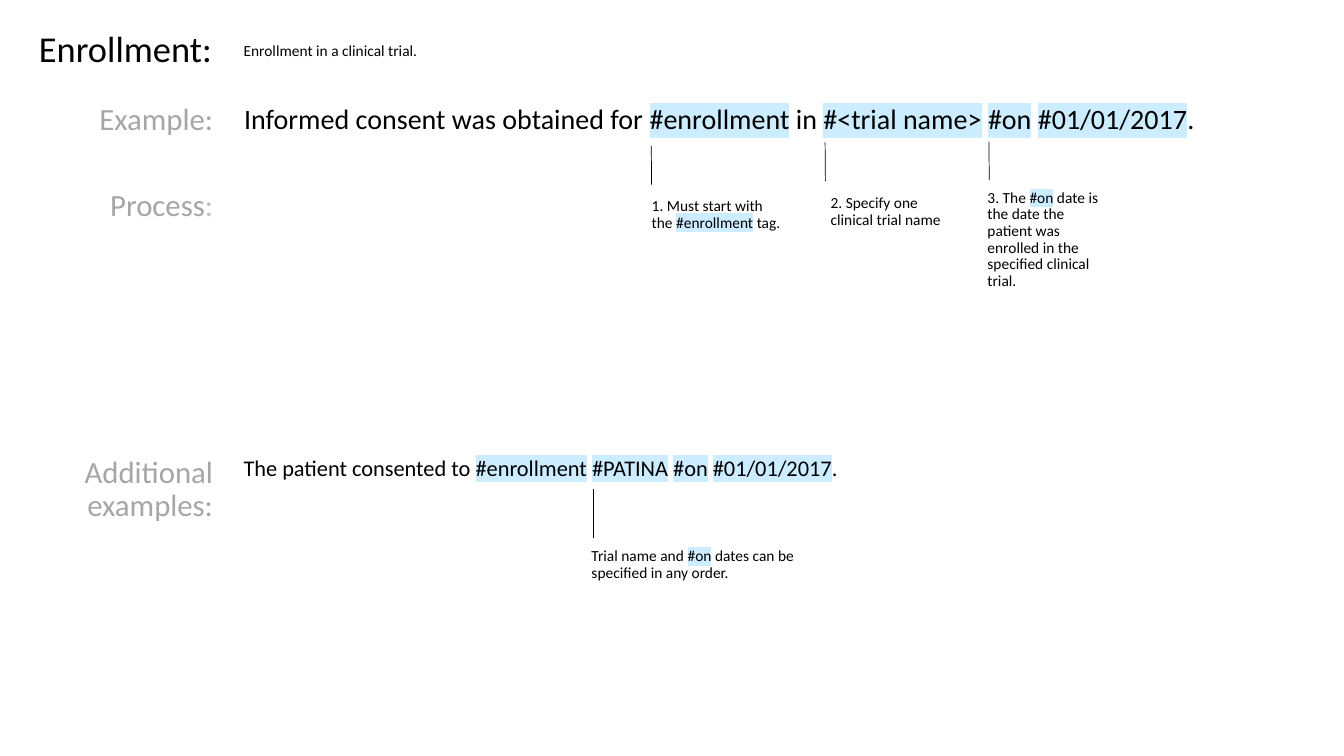
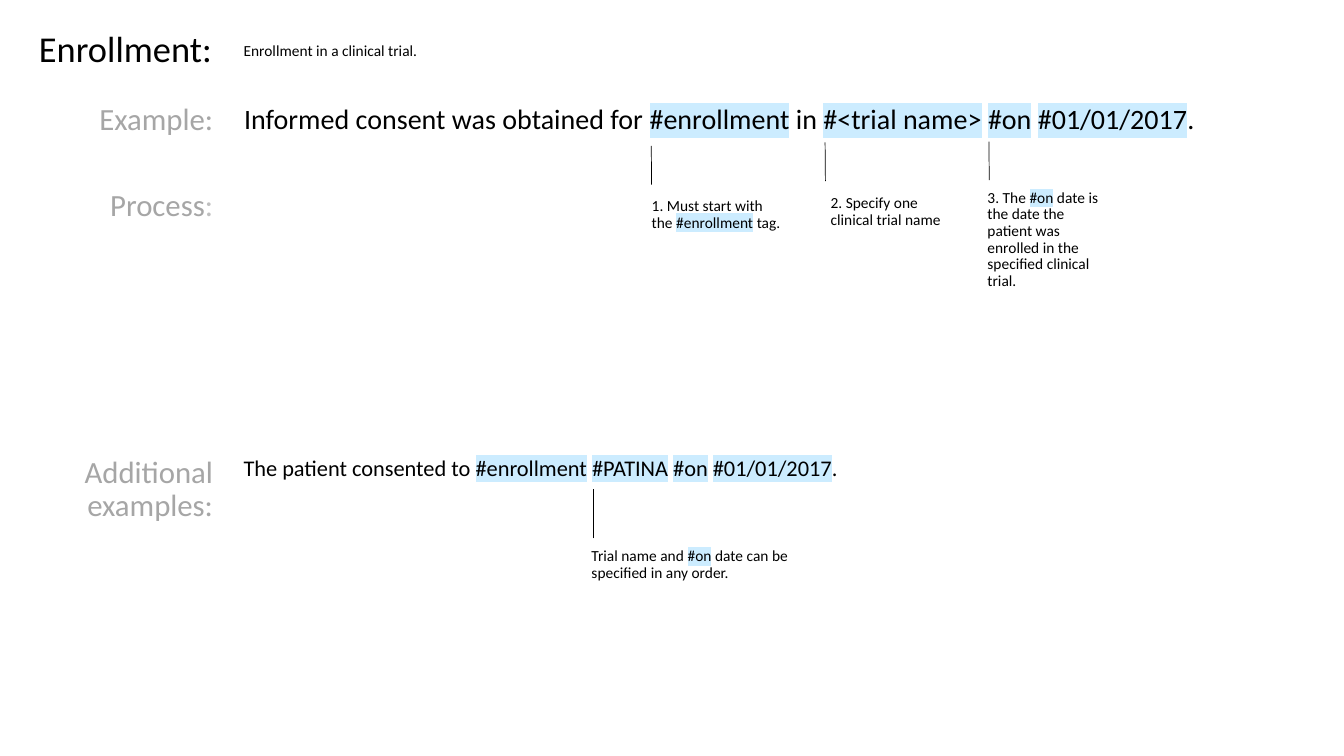
Before and after one commit to FluxNotes/flux, a slide deck: slide 5 of docs/Structured Phrase Format Descriptions.pptx. Drawn at 1344x756 pixels with LibreOffice and Linux fonts; fonts in the diff are those of the drawing. Boxes give left, top, right and bottom in pixels: in the first picture for what was removed or moved away, otherwise in the second. Text is boxed around its words. In the diff, an @@ line names an element or a change of style, - is before the commit and + after.

```diff
--- a/docs/Structured Phrase Format Descriptions.pptx
+++ b/docs/Structured Phrase Format Descriptions.pptx
@@ text at [591,548,788,581]: text changed @@
-Trial name and #on dates can be specified in any order.
+Trial name and #on date can be specified in any order.
```
Also in this commit, not shown: 1 other slide changed, 7 other files.
